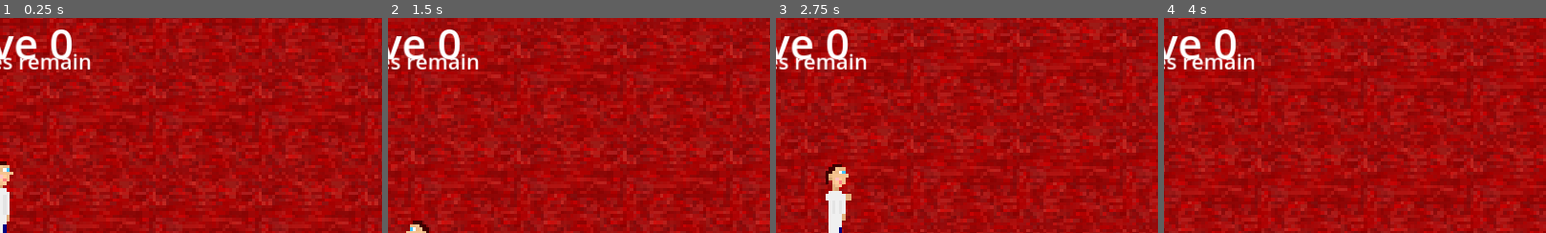
Above: before the commit, frames 1-4 (left to right).
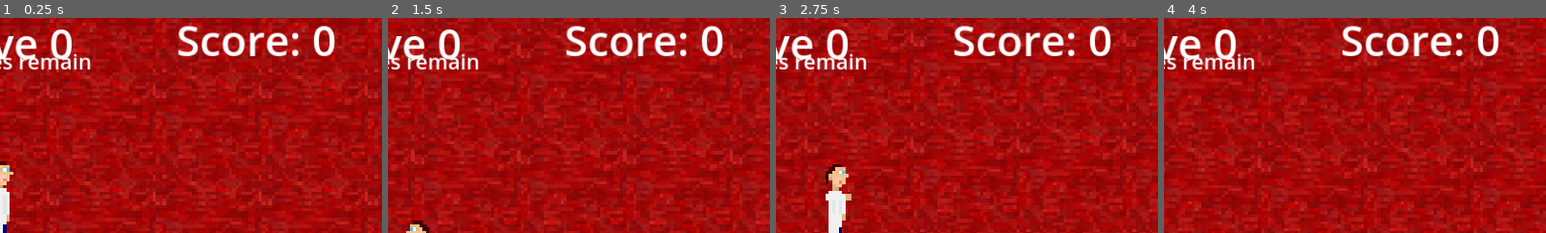
Above: after the commit, the same moments.

Repository: TheFlameFish/HawkesJam-1-Entry
Game: Godot game, scene res://Scenes/main.tscn
Same seed, same stepped clock (60 frames per second), same inputs: the game is played once before the commit and once after it. Sound files missing from this copy of the repository are replaced by a short silence.
Inputs (mouse positions are % of the whole screen's width and height, from its top left):
- Up to frame 1 (0.25 s): no input
- Up to frame 2 (1.5 s): tap Enter at 0.5 s; move the mouse to (72, 45) at 0.52 s; hold D (move_right) 0.53-1.28 s; tap Mouse wheel up (spell_next) at 0.6 s; move the mouse to (30, 55) at 1.27 s; hold S (move_down) from 1.28 s (still down); tap Mouse wheel down (spell_previous) at 1.35 s
- Up to frame 3 (2.75 s): move the mouse to (60, 28) at 2.02 s; release S (move_down) at 2.03 s; press the mouse at (60, 28) at 2.03 s; hold D (move_right) from 2.03 s (still down)
- Up to frame 4 (4 s): move the mouse to (45, 70) at 2.77 s; release D (move_right) at 2.78 s; release the mouse at (45, 70) at 2.78 s; hold W (move_up) 2.78-3.53 s; tap Mouse wheel up (spell_next) at 2.85 s; move the mouse to (80, 65) at 3.52 s; hold A (move_left) from 3.53 s (still down); tap Mouse wheel down (spell_previous) at 3.6 s
The pictures show only the part of the screen within x 50-100%, y 6-56%; the shares and areas given below are measured in that part.

The runs differ from the first frame. In frame 1, 2.4% of the frame differs, in the area x 46-88%, y 3-18%; in frame 2, 2.4%; in frame 3, 2.4%; in frame 4, 2.4%.

Commit message:
Added battle music and score

Diff:
--- a/Scenes/GameOverScreen.tscn
+++ b/Scenes/GameOverScreen.tscn
@@ -12,6 +12,10 @@
 [sub_resource type="LabelSettings" id="LabelSettings_077ju"]
 font = SubResource("SystemFont_ng7j2")
 font_size = 64
+
+[sub_resource type="LabelSettings" id="LabelSettings_f7wom"]
+font = SubResource("SystemFont_ng7j2")
+font_size = 32
 
 [sub_resource type="SystemFont" id="SystemFont_bsjcy"]
 font_names = PackedStringArray("Bahnschrift")
@@ -41,27 +45,37 @@
 layout_mode = 2
 theme_override_constants/separation = 170
 
-[node name="Label" type="Label" parent="PanelContainer/MarginContainer/Rows"]
+[node name="GameOver" type="Label" parent="PanelContainer/MarginContainer/Rows"]
 layout_mode = 2
 text = "Game Over"
 label_settings = SubResource("LabelSettings_077ju")
 horizontal_alignment = 1
 
+[node name="ScoreLabel" type="Label" parent="PanelContainer/MarginContainer/Rows/GameOver"]
+layout_mode = 2
+offset_top = 75.0
+offset_right = 1072.0
+offset_bottom = 140.0
+text = "Score: ###"
+label_settings = SubResource("LabelSettings_f7wom")
+horizontal_alignment = 1
+
 [node name="CenterContainer" type="CenterContainer" parent="PanelContainer/MarginContainer/Rows"]
 layout_mode = 2
+size_flags_vertical = 4
 
-[node name="VBoxContainer" type="VBoxContainer" parent="PanelContainer/MarginContainer/Rows/CenterContainer"]
+[node name="Rows" type="VBoxContainer" parent="PanelContainer/MarginContainer/Rows/CenterContainer"]
 layout_mode = 2
 size_flags_vertical = 4
 theme_override_constants/separation = 40
 
-[node name="Restart" type="Button" parent="PanelContainer/MarginContainer/Rows/CenterContainer/VBoxContainer"]
+[node name="Restart" type="Button" parent="PanelContainer/MarginContainer/Rows/CenterContainer/Rows"]
 layout_mode = 2
 theme_override_fonts/font = SubResource("SystemFont_bsjcy")
 theme_override_font_sizes/font_size = 32
 text = " Restart "
 
-[node name="Exit" type="Button" parent="PanelContainer/MarginContainer/Rows/CenterContainer/VBoxContainer"]
+[node name="Exit" type="Button" parent="PanelContainer/MarginContainer/Rows/CenterContainer/Rows"]
 layout_mode = 2
 theme_override_fonts/font = SubResource("SystemFont_lqorg")
 theme_override_font_sizes/font_size = 32
@@ -70,5 +84,5 @@
 [node name="LoseSFX" type="AudioStreamPlayer" parent="."]
 stream = ExtResource("2_ouy8p")
 
-[connection signal="pressed" from="PanelContainer/MarginContainer/Rows/CenterContainer/VBoxContainer/Restart" to="." method="_on_restart_pressed"]
-[connection signal="pressed" from="PanelContainer/MarginContainer/Rows/CenterContainer/VBoxContainer/Exit" to="." method="_on_exit_pressed"]
+[connection signal="pressed" from="PanelContainer/MarginContainer/Rows/CenterContainer/Rows/Restart" to="." method="_on_restart_pressed"]
+[connection signal="pressed" from="PanelContainer/MarginContainer/Rows/CenterContainer/Rows/Exit" to="." method="_on_exit_pressed"]
--- /dev/null
+++ b/Scenes/MusicPlayer.gd
@@ -0,0 +1,26 @@
+extends Node
+
+var battle_intro : AudioStreamPlayer
+var battle_loop : AudioStreamPlayer
+
+var playing_battle = false
+
+func _ready():
+	battle_intro = $BattleIntro
+	battle_loop = $BattleLoop
+
+func play_battle():
+	playing_battle = true
+	battle_intro.play()
+
+func stop_battle():
+	playing_battle = false
+	battle_intro.stop()
+	battle_loop.stop()
+
+func stop_all():
+	stop_battle()
+
+func _on_battle_intro_finished():
+	if playing_battle:
+		battle_loop.play()
--- a/Scenes/main.tscn
+++ b/Scenes/main.tscn
@@ -17,6 +17,9 @@
 [ext_resource type="Texture2D" uid="uid://bb8y3dim0b3ct" path="res://Textures/Selection_Box3.png" id="15_dadcx"]
 [ext_resource type="Script" path="res://Scripts/SpellSelectionUI.gd" id="16_oscjm"]
 [ext_resource type="Texture2D" uid="uid://caqq6xhiuukt1" path="res://Textures/Box.png" id="17_m1opn"]
+[ext_resource type="Script" path="res://Scenes/MusicPlayer.gd" id="18_tqslb"]
+[ext_resource type="AudioStream" uid="uid://bupv7rno8oisi" path="res://Sounds/music/Bionaut-battle-intro.ogg" id="19_qwflx"]
+[ext_resource type="AudioStream" uid="uid://b7uonw6dsanvi" path="res://Sounds/music/Bionaut-battle-loop.ogg" id="20_eijkt"]
 
 [sub_resource type="TileSetAtlasSource" id="TileSetAtlasSource_br70j"]
 resource_name = "Flesh Floor Full"
@@ -574,6 +577,29 @@
 vertical_alignment = 1
 uppercase = true
 
+[node name="ScoreLabel" type="Label" parent="HUD"]
+anchors_preset = 1
+anchor_left = 1.0
+anchor_right = 1.0
+offset_left = -348.0
+offset_top = 25.0
+offset_right = -30.0
+offset_bottom = 90.0
+grow_horizontal = 0
+text = "Score: ###"
+label_settings = SubResource("LabelSettings_a57cg")
+horizontal_alignment = 1
+
+[node name="MusicPlayer" type="Node" parent="."]
+script = ExtResource("18_tqslb")
+
+[node name="BattleIntro" type="AudioStreamPlayer" parent="MusicPlayer"]
+stream = ExtResource("19_qwflx")
+
+[node name="BattleLoop" type="AudioStreamPlayer" parent="MusicPlayer"]
+stream = ExtResource("20_eijkt")
+
 [connection signal="pressed" from="HUD/SpellSelection/Control/Option1" to="HUD/SpellSelection" method="_on_option_1_pressed"]
 [connection signal="pressed" from="HUD/SpellSelection/Control/Option2" to="HUD/SpellSelection" method="_on_option_2_pressed"]
 [connection signal="pressed" from="HUD/SpellSelection/Control/Option3" to="HUD/SpellSelection" method="_on_option_3_pressed"]
+[connection signal="finished" from="MusicPlayer/BattleIntro" to="MusicPlayer" method="_on_battle_intro_finished"]
--- a/Scripts/GameOverScreen.gd
+++ b/Scripts/GameOverScreen.gd
@@ -6,6 +6,8 @@
 	lose_sfx = $LoseSFX
 	lose_sfx.play()
 
+	$PanelContainer/MarginContainer/Rows/GameOver/ScoreLabel.text = "Score: " + str(Global.score)
+
 func _on_restart_pressed():
 	get_tree().change_scene_to_file("res://Scenes/main.tscn")
 
--- a/Scripts/enemy.gd
+++ b/Scripts/enemy.gd
@@ -88,7 +88,6 @@
 
 func take_damage(damage):
 	health -= damage
-	print(health)
 
 func round_to_dec(num, digit):
 	return round(num * pow(10.0, digit)) / pow(10.0, digit)
--- /dev/null
+++ b/Scripts/global.gd
@@ -0,0 +1,3 @@
+extends Node
+
+var score = 0
--- a/Scripts/main.gd
+++ b/Scripts/main.gd
@@ -1,7 +1,9 @@
 extends Node2D
 
 var wave = 0
-var enemies_remaining
+var score = 0
+var enemies_remaining = 0
+var enemies_remaining_last_frame = 0
 var immune_remaining
 
 var available_spells
@@ -22,6 +24,8 @@
 var wave_label
 var enemies_label
 var immune_label
+var score_label : Label
+var music_player
 
 var waiting_for_spell_selection = false
 
@@ -29,11 +33,15 @@
 
 # Called when the node enters the scene tree for the first time.
 func _ready():
+	score = Global.score
+
 	player = $Player
 	spell_selection_ui = $HUD/SpellSelection
 	wave_label = $HUD/WaveLabel
 	enemies_label = $HUD/WaveLabel/EnemiesLabel
 	immune_label = $HUD/WaveLabel/ImmuneLabel
+	score_label = $HUD/ScoreLabel
+	music_player = $MusicPlayer
 	await get_tree().create_timer(5).timeout
 
 	start_wave()
@@ -44,7 +52,16 @@
 	enemies_remaining = get_tree().get_nodes_in_group("Enemy").size()
 	immune_remaining = get_tree().get_nodes_in_group("Immune").size()
 
+	if enemies_remaining_last_frame > enemies_remaining:
+		score += (enemies_remaining_last_frame - enemies_remaining) + wave
+		print((enemies_remaining_last_frame - enemies_remaining) + wave)
+	enemies_remaining_last_frame = enemies_remaining
+
+	Global.score = score
+	score_label.text = "Score: " + str(score)
+
 	if enemies_remaining == 0 && wave != 0 && !waiting_for_spell_selection:
+		music_player.stop_battle()
 		waiting_for_spell_selection = true
 		await spell_selection()
 		start_wave()
@@ -58,10 +75,13 @@
 		immune_label.text = ""
 
 func start_wave():
+	music_player.play_battle()
 	wave += 1
 	print("Starting wave " + str(wave))
 	random.randomize()
 	var enemy_spawn_number = random.randi_range(int(1+(wave/10)),int(3+(wave/5)))
+	enemies_remaining = enemy_spawn_number
+	enemies_remaining_last_frame = enemy_spawn_number
 	print("Spawning " + str(enemy_spawn_number) + " enemies")
 	for i in range(enemy_spawn_number):
 		spawn_enemy(enemy.instantiate())
--- a/project.godot
+++ b/project.godot
@@ -14,6 +14,10 @@
 run/main_scene="res://Scenes/main.tscn"
 config/features=PackedStringArray("4.2", "GL Compatibility")
 config/icon="res://icon.svg"
+
+[autoload]
+
+Global="*res://Scripts/global.gd"
 
 [display]
 
Not shown: 1 places in Scenes/GameOverScreen.tscn that only renumber resources
Not shown: 1 places in Scenes/main.tscn that only renumber resources
Not shown, added: Sounds/music/Bionaut-battle-intro.ogg.import
Not shown, added: Sounds/music/Bionaut-battle-loop.ogg.import
Not shown, added: Sounds/music/Bionaut-battle.ogg.import
Not shown, added: Sounds/music/wav/Bionaut-battle-intro.wav.import
Not shown, added: Sounds/music/wav/Bionaut-battle-loop.wav.import
Not shown, added: Sounds/music/wav/Bionaut-battle.wav.import
Not shown, added: Sounds/music/Bionaut-battle-intro.ogg
Not shown, added: Sounds/music/Bionaut-battle-loop.ogg
Not shown, added: Sounds/music/Bionaut-battle.ogg
Not shown, added: Sounds/music/wav/Bionaut-battle-intro.wav
(and 2 more such lines)
